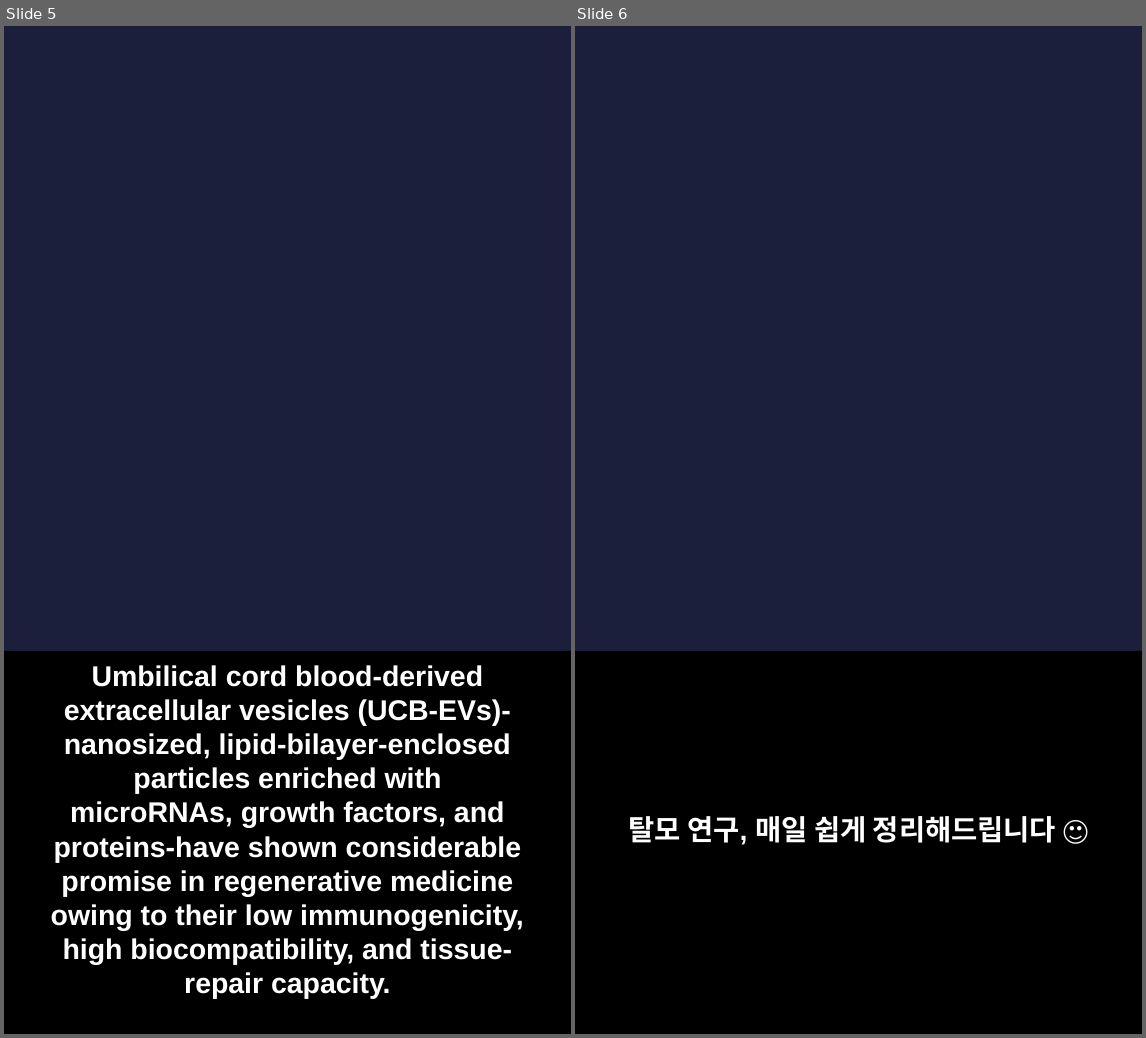
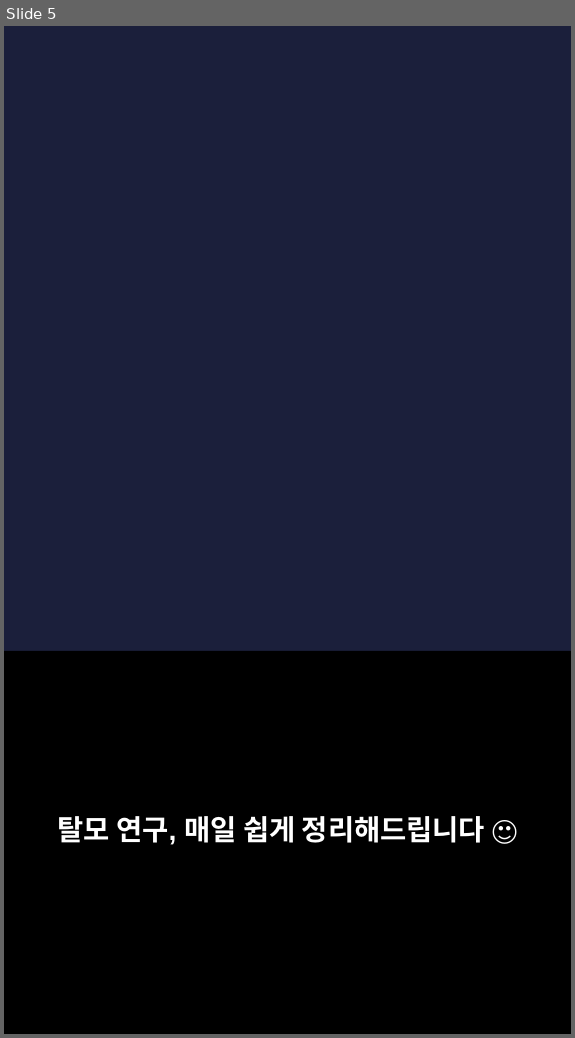
Before and after one commit to hyokang2010-BJ-ANTH/product-builder-test, a slide deck: pwa/data/latest/slides.pptx. Shown side by side, each under a label of ours: slides 5 and 6 before the commit, slide 5 after it. The pictures are 1146x1038 and 575x1038 pixels, drawn with LibreOffice and Linux fonts; fonts in the diff are those of the drawing; background and template pictures are left out. Boxes give left, top, right and bottom in pixels: in the first picture for what was removed or moved away, otherwise in the second. Text is boxed around its words. In the diff, an @@ line names an element or a change of style, - is before the commit and + after.

```diff
--- a/pwa/data/latest/slides.pptx
+++ b/pwa/data/latest/slides.pptx
@@ slide 5 removed at [4,26,571,1034], background picture (left out) @@
@@ rectangle removed at [4,651,571,1033] @@
@@ text removed at [51,665,524,965] @@
-Umbilical cord blood-derived extracellular vesicles (UCB-EVs)-nanosized, lipid-bilayer-enclosed particles enriched with microRNAs, growth factors, and proteins-have shown considerable promise in regenerative medicine owing to their low immunogenicity, high biocompatibility, and tissue-repair capacity.
@@ what was slide 6 is now slide 5 @@
```
Also in this commit, not shown: 3 slides changed, 5 slides added, 6 other slides removed, 27 other files.
